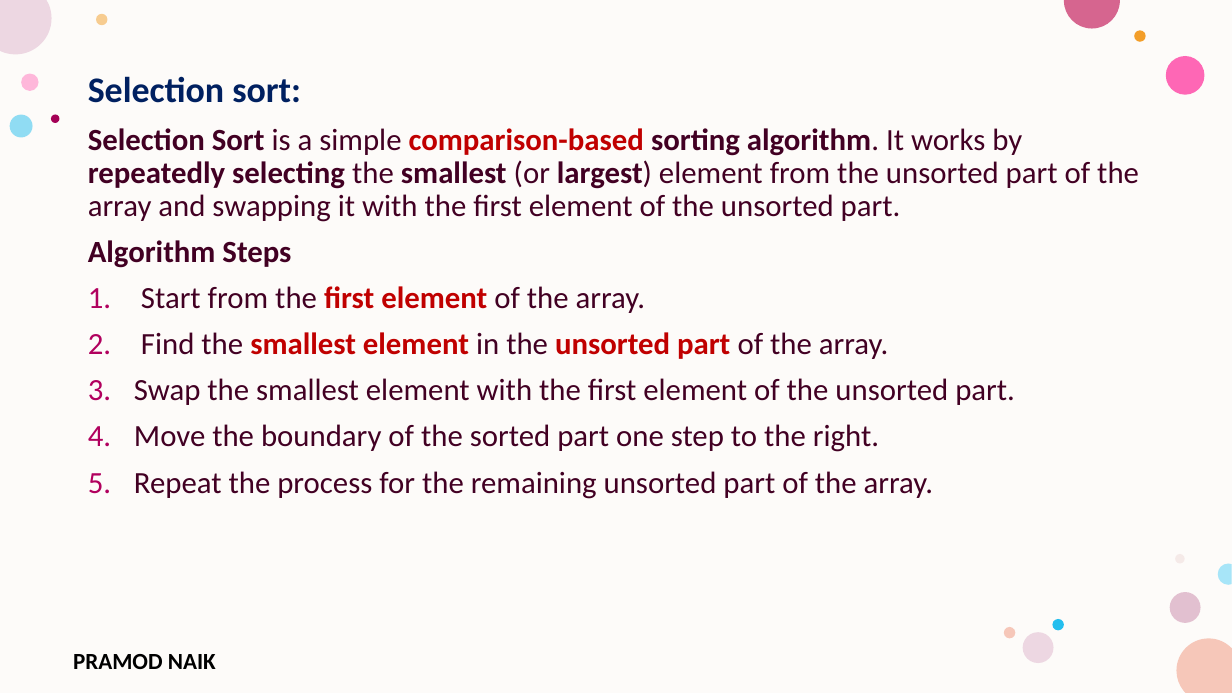
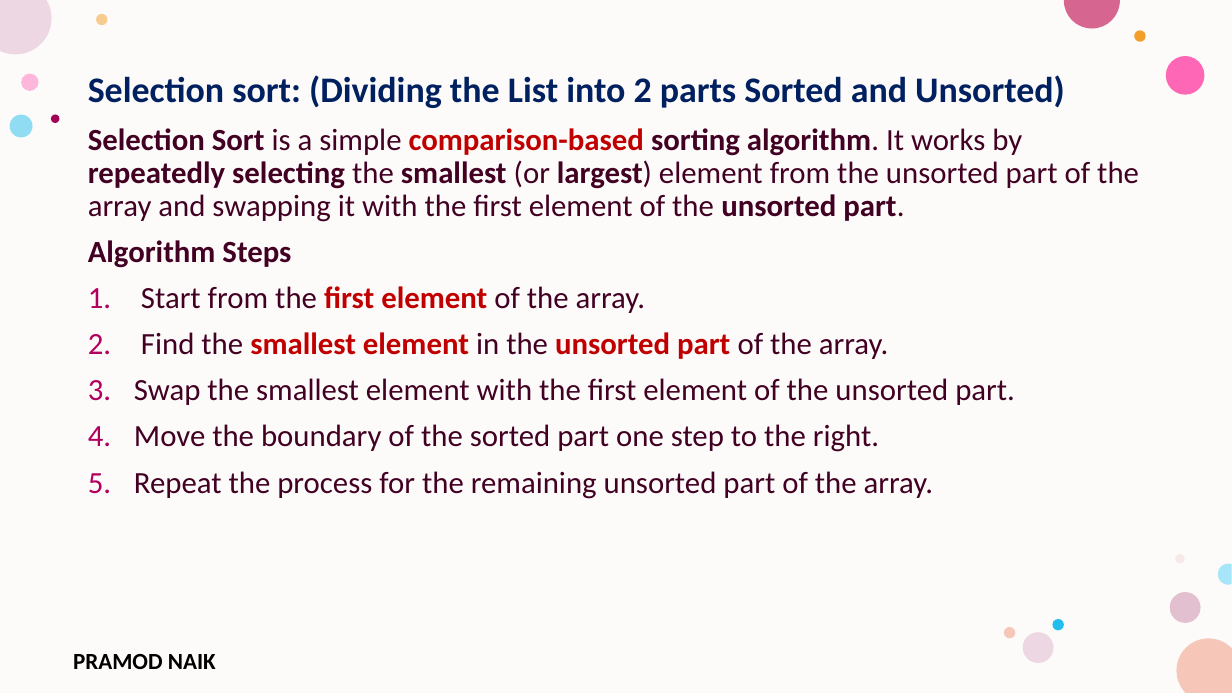
Before and after one commit to PRAMODNAIK-DEV/MCA-1st-Sem-Shridevi-College-Nov-2025, a slide deck: slide 56 of Theory Class-Notes/Unit-2 Arrays and Strings.pptx. Drawn at 1232x693 pixels with LibreOffice and Linux fonts; fonts in the diff are those of the drawing; background and template pictures are left out. Boxes give left, top, right and bottom in pixels: in the first picture for what was removed or moved away, otherwise in the second. Text is boxed around its words. In the diff, an @@ line names an element or a change of style, - is before the commit and + after.

```diff
--- a/Theory Class-Notes/Unit-2 Arrays and Strings.pptx
+++ b/Theory Class-Notes/Unit-2 Arrays and Strings.pptx
@@ text at bbox=[88, 75, 1065, 108]: text changed @@
-Selection sort:
+Selection sort: (Dividing the List into 2 parts Sorted and Unsorted)
@@ text at bbox=[88, 128, 1139, 222]: bold on in "unsorted part." @@
```
Also in this commit, not shown: 12 slides added, 1 slide removed, 1 other file.
